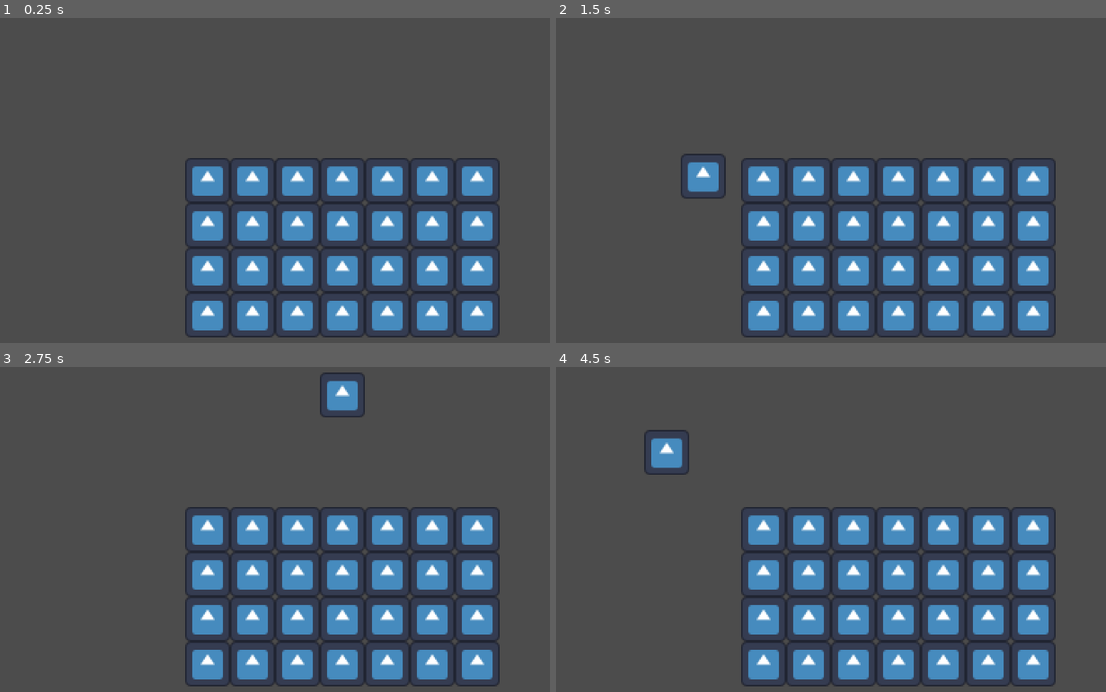
Above: before the commit, frames 1-4 (two rows, left to right).
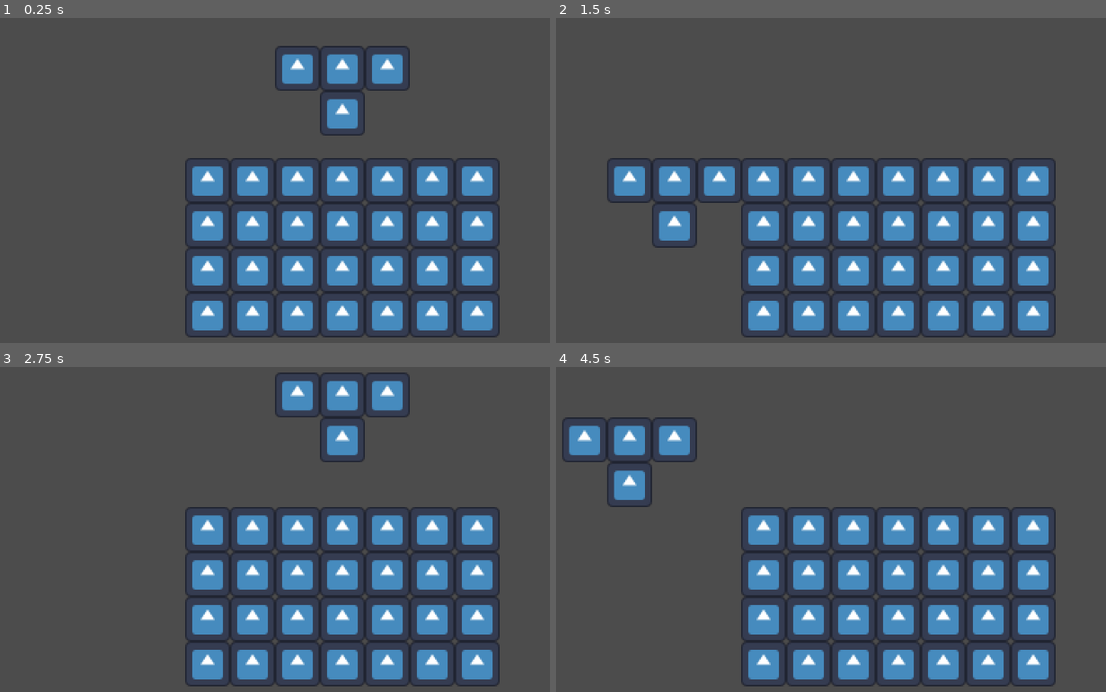
Above: after the commit, the same moments.

Repository: kennethbchen/Polyomino-Tower-Defense
Game: Godot game, scene res://Game.tscn
Two runs of this game, one before a commit and one after it. Both use one fixed random seed, a clock stepped at 60 frames per second and the inputs below. The engine's default icon, where the game draws it, is replaced by a stand-in: a white triangle on a blue panel in a dark square.
Inputs (mouse positions are in pixels of both pictures, inside the frame that each line leads up to):
- Up to frame 1 (0.25 s): no input
- Up to frame 2 (1.5 s): tap Enter at 0.5 s; move the mouse to (990, 138) at 0.52 s; click (990, 138) at 0.67 s; move the mouse to (688, 180) at 1.27 s; click (688, 180) at 1.42 s
- Up to frame 3 (2.75 s): move the mouse to (346, 415) at 2.02 s; click (346, 415) at 2.17 s
- Up to frame 4 (4.5 s): move the mouse to (792, 591) at 2.77 s; click (792, 591) at 2.92 s; move the mouse to (1045, 568) at 3.52 s; click (1045, 568) at 3.67 s; move the mouse to (616, 445) at 4.27 s; click (616, 445) at 4.42 s

The runs differ from the first frame. In frame 1, 2.8% of the frame differs, in the area x 50-75%, y 8-37%; in frame 2, 2.8%; in frame 3, 2.1%; in frame 4, 3.0%, in the area x 1-26%, y 15-44%.

Commit message:
Implemented rotation blocks

Diff:
--- /dev/null
+++ b/Blocks/T-Piece.tscn
@@ -0,0 +1,22 @@
+[gd_scene load_steps=3 format=2]
+
+[ext_resource path="res://icon.svg" type="Texture" id=1]
+[ext_resource path="res://Scripts/Block.gd" type="Script" id=2]
+
+[node name="T-Piece" type="Node2D"]
+script = ExtResource( 2 )
+
+[node name="Sprite" type="Sprite" parent="."]
+texture = ExtResource( 1 )
+
+[node name="Sprite2" type="Sprite" parent="."]
+position = Vector2( -32, 0 )
+texture = ExtResource( 1 )
+
+[node name="Sprite3" type="Sprite" parent="."]
+position = Vector2( 32, 0 )
+texture = ExtResource( 1 )
+
+[node name="Sprite4" type="Sprite" parent="."]
+position = Vector2( 0, 32 )
+texture = ExtResource( 1 )
--- a/Game.tscn
+++ b/Game.tscn
@@ -2,8 +2,8 @@
 
 [ext_resource path="res://Tiles.tres" type="TileSet" id=1]
 [ext_resource path="res://Scripts/Game.gd" type="Script" id=2]
-[ext_resource path="res://icon.svg" type="Texture" id=3]
 [ext_resource path="res://Scripts/Cursor.gd" type="Script" id=4]
+[ext_resource path="res://Blocks/T-Piece.tscn" type="PackedScene" id=5]
 
 [node name="Root" type="Node2D"]
 script = ExtResource( 2 )
@@ -19,8 +19,11 @@
 zoom = Vector2( 0.5, 0.5 )
 
 [node name="Cursor" type="Node2D" parent="."]
+position = Vector2( 48, -64 )
 script = ExtResource( 4 )
 
-[node name="Sprite" type="Sprite" parent="Cursor"]
-position = Vector2( 16, 16 )
-texture = ExtResource( 3 )
+[node name="T-Piece" parent="Cursor" instance=ExtResource( 5 )]
+
+[node name="PosTween" type="Tween" parent="Cursor"]
+
+[node name="RotTween" type="Tween" parent="Cursor"]
--- /dev/null
+++ b/Scripts/Block.gd
@@ -0,0 +1,17 @@
+extends Node2D
+
+var data = [
+[1, 1, 1],
+[0, 1, 0]
+]
+
+var center = Vector2(1, 0)
+
+# Called when the node enters the scene tree for the first time.
+func _ready():
+	pass # Replace with function body.
+
+
+# Called every frame. 'delta' is the elapsed time since the previous frame.
+#func _process(delta):
+#	pass
--- a/Scripts/Cursor.gd
+++ b/Scripts/Cursor.gd
@@ -2,7 +2,8 @@
 
 export var cursor_speed = 10
 
-var target = Vector2.ZERO
+onready var pos_tween = $PosTween
+onready var rot_tween = $RotTween
 
 
 # Called when the node enters the scene tree for the first time.
@@ -12,10 +13,19 @@
 
 
 func _process(delta):
-
-	position = lerp(position, target, delta * cursor_speed)
-
+	print(rotation_degrees)
 	pass
 
-func set_target(position : Vector2):
-	target = position
+func set_target_pos(new_pos : Vector2):
+
+	pos_tween.interpolate_property(self, "position", position, new_pos, 0.25, Tween.TRANS_CUBIC, Tween.EASE_OUT)
+	pos_tween.start()
+
+func set_target_rot(new_rot):
+
+	if rot_tween.is_active(): return
+
+
+
+	rot_tween.interpolate_property(self, "rotation_degrees", rotation_degrees, new_rot, 0.1, Tween.TRANS_CUBIC, Tween.EASE_OUT)
+	rot_tween.start()
--- a/Scripts/Game.gd
+++ b/Scripts/Game.gd
@@ -1,5 +1,8 @@
 extends Node2D
 
+var cell_size = 32
+
+var cell_offset = Vector2(cell_size / 2, cell_size / 2)
 
 var root
 
@@ -25,5 +28,12 @@
 
 	if event is InputEventMouseMotion:
 		var cursor_pos = board.to_global(board.map_to_world(board.world_to_map(camera.get_local_mouse_position())))
-		cursor.set_target(cursor_pos)
-		print(cursor_pos)
+		cursor.set_target_pos(cursor_pos + cell_offset)
+		#print(cursor_pos + cell_offset)
+
+	if event is InputEventMouseButton:
+
+		if !event.pressed: return
+
+		if event.button_index == 2:
+			cursor.set_target_rot(cursor.rotation_degrees + 90)
